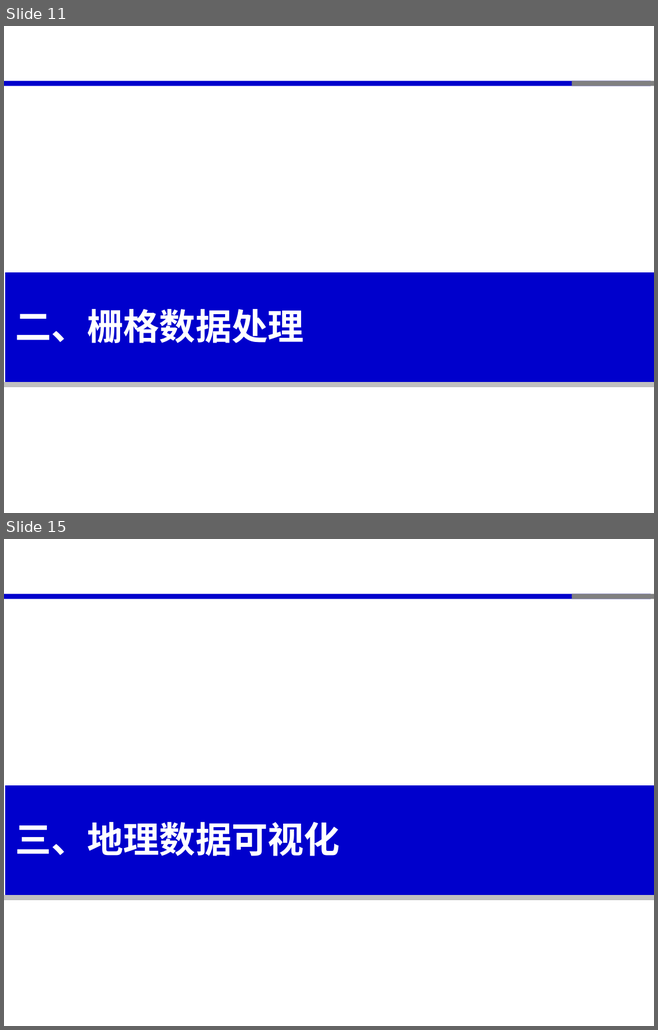
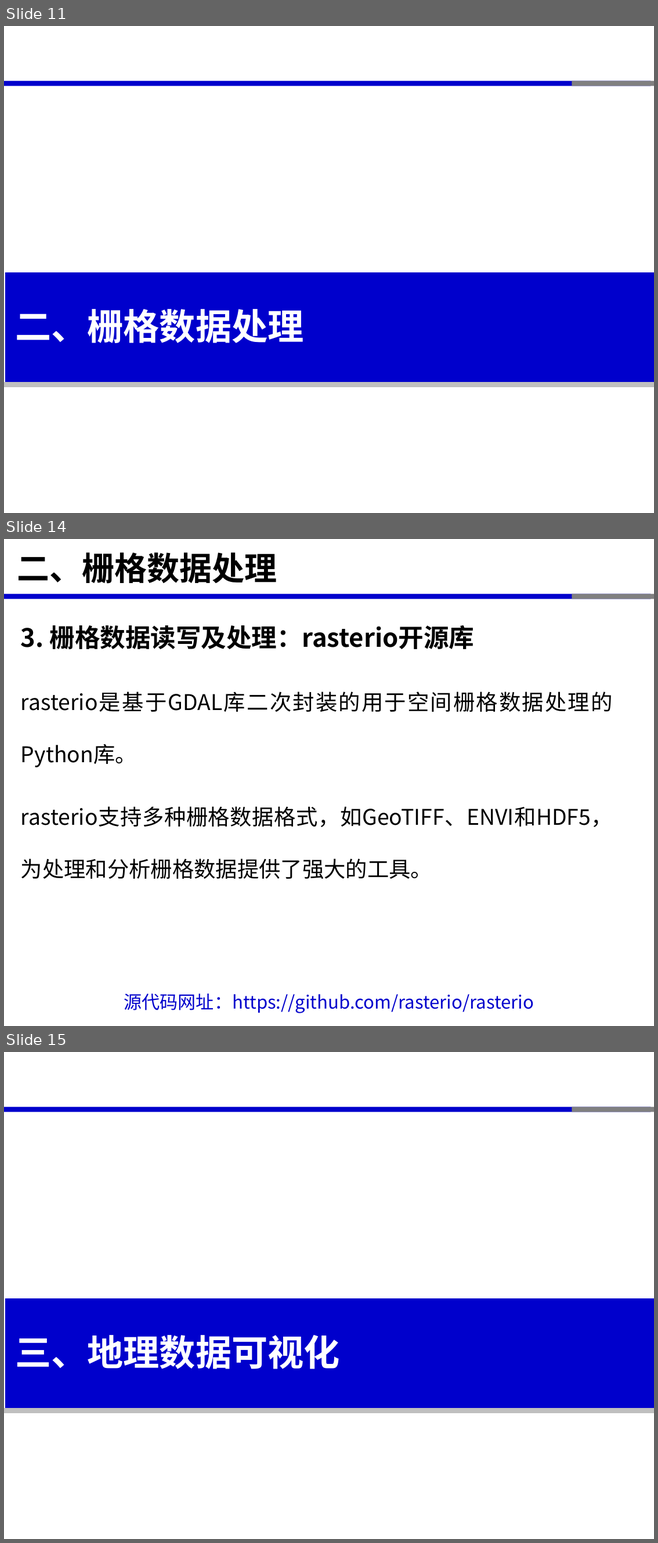
Before and after one commit to xinluo2018/open-source-gis-course, a slide deck: 第6章-GIS数据处理高级Python库-8课时/第6章-GIS数据处理高级Python库.pptx. Shown one above the other, each under a label of ours: slides 11 and 15 before the commit, slides 11, 14 and 15 after it; the slides between them are not shown. The pictures are 658x1030 and 658x1543 pixels, drawn with LibreOffice and Linux fonts; fonts in the diff are those of the drawing. Boxes give left, top, right and bottom in pixels: in the first picture for what was removed or moved away, otherwise in the second. Text is boxed around its words. In the diff, an @@ line names an element or a change of style, - is before the commit and + after.

```diff
--- a/第6章-GIS数据处理高级Python库-8课时/第6章-GIS数据处理高级Python库.pptx
+++ b/第6章-GIS数据处理高级Python库-8课时/第6章-GIS数据处理高级Python库.pptx
@@ slide 14 added at (4, 539, 654, 1026), background #FFFFFF; not listed: 3 template elements that a slide beside it also shows @@
@@ title added at (17, 552, 277, 584), 36 pt, text #000000, bold @@
+二、栅格数据处理
@@ text added at (21, 625, 612, 879), 24 pt, text #000000 @@
+3. 栅格数据读写及处理：rasterio开源库
+rasterio是基于GDAL库二次封装的用于空间栅格数据处理的Python库。
+rasterio支持多种栅格数据格式，如GeoTIFF、ENVI和HDF5，为处理和分析栅格数据提供了强大的工具。
@@ text added at (123, 994, 534, 1013), 20 pt, text #0000CC @@
+源代码网址：https://github.com/rasterio/rasterio
```
Also in this commit, not shown: 4 slides changed, 3 other slides added, 1 slide removed, 7 other files.
